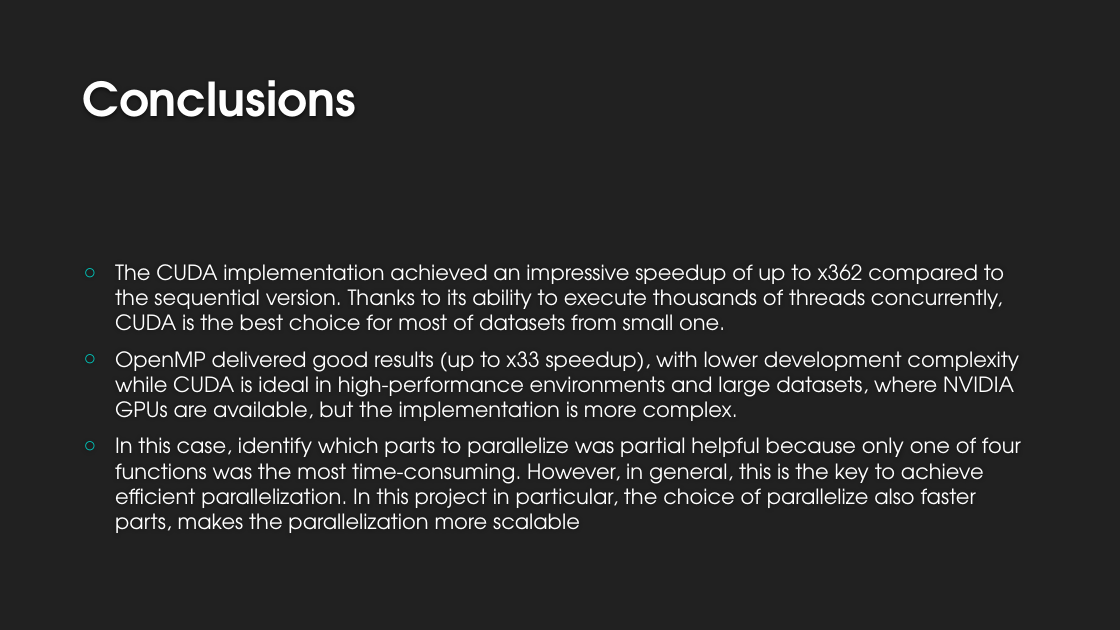
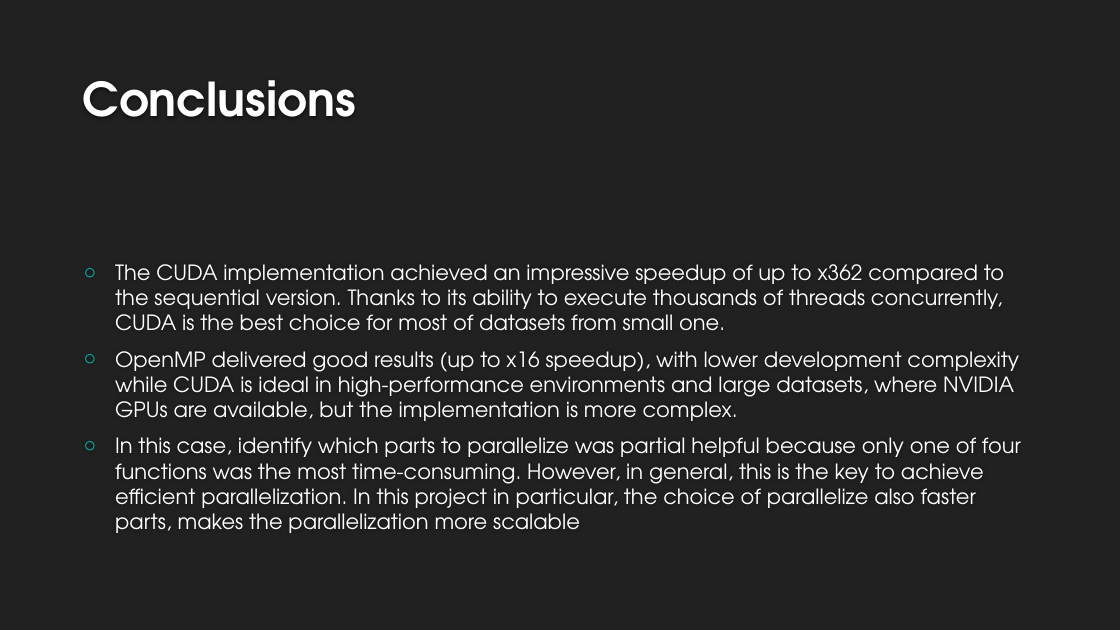
Before and after one commit to magicoderx/hpc-project, a slide deck: slide 16 of Progetto_HPC.pptx. Drawn at 1120x630 pixels with LibreOffice and Linux fonts; fonts in the diff are those of the drawing; background and template pictures are left out. Boxes give left, top, right and bottom in pixels: in the first picture for what was removed or moved away, otherwise in the second. Text is boxed around its words. In the diff, an @@ line names an element or a change of style, - is before the commit and + after.

Commit message:
Update presentation

```diff
--- a/Progetto_HPC.pptx
+++ b/Progetto_HPC.pptx
@@ text at [115, 351, 1019, 421]: text changed @@
-○ OpenMP delivered good results (up to x33 speedup), with lower development complexity while CUDA is ideal in high-performance environments and large datasets, where NVIDIA GPUs are available, but the implementation is more complex.
+○ OpenMP delivered good results (up to x16 speedup), with lower development complexity while CUDA is ideal in high-performance environments and large datasets, where NVIDIA GPUs are available, but the implementation is more complex.
```
Also in this commit, not shown: 4 other slides changed, 1 other file.
